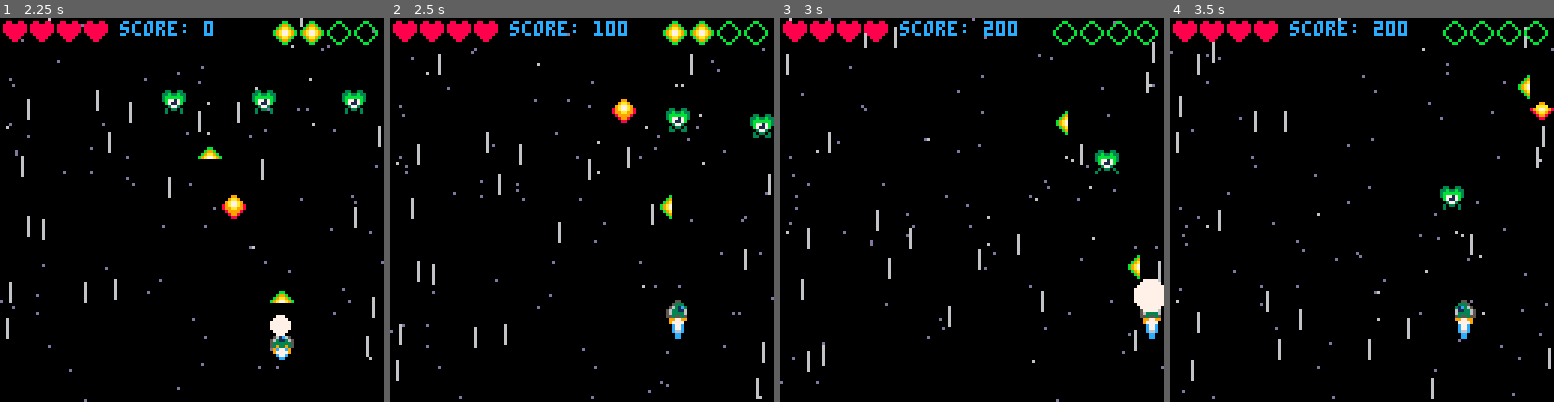
Above: before the commit, frames 1-4 (left to right).
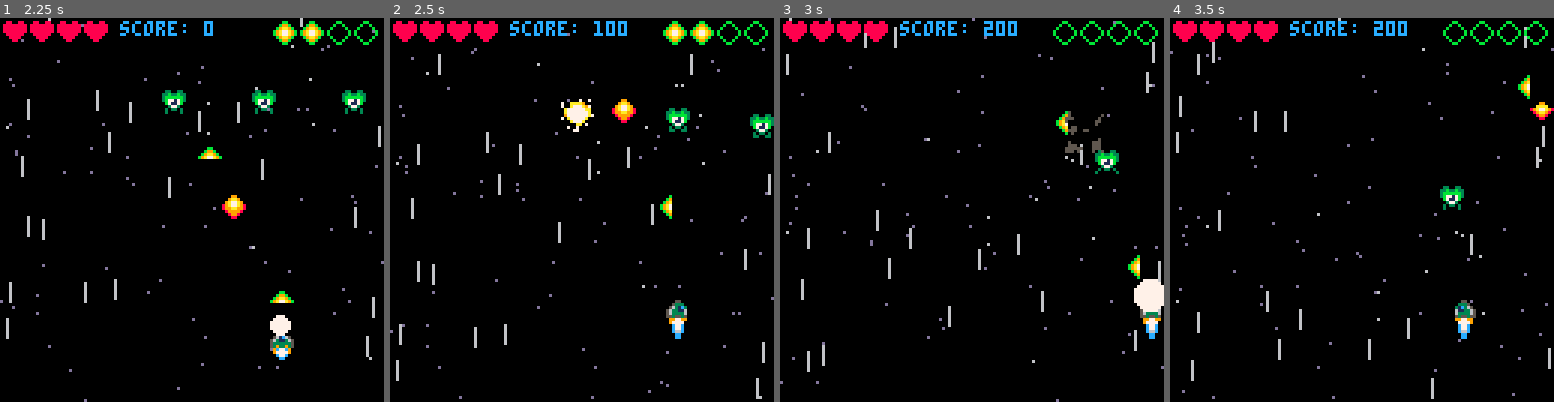
Above: after the commit, the same moments.

Repository: simonanger/pico8_shmup
Game: PICO-8 cartridge shmup.p8
Same seed, same stepped clock (60 frames per second), same inputs: the game is played once before the commit and once after it.
Inputs:
- Up to frame 1 (2.25 s): tap X (X key) at 0.33, 1.07, 1.85 s; tap O (Z key) at 0.7, 1.7, 2.1 s; hold Right 1.6-2.1 s; hold Up from 2.15 s (still down)
- Up to frame 2 (2.5 s): release Up at 2.42 s; hold Right from 2.47 s (still down)
- Up to frame 3 (3 s): keep holding Right; tap O (Z key) at 2.5, 2.9 s; tap X (X key) at 2.97 s
- Up to frame 4 (3.5 s): release Right at 3.03 s; hold Left from 3.08 s (still down); tap O (Z key) at 3.3 s

Frame 1 is identical in both runs. In frame 2, 0.4% of the frame differs, in the area x 44-54%, y 21-30%; in frame 3, 0.3%; in frame 4, nothing differs.

Commit message:
explosion animation now triggers on bomb hit

Diff:
--- a/shmup.p8
+++ b/shmup.p8
@@ -329,7 +329,7 @@
 	   if myen.hp<=0 then
 	   	dmgenx=myen.x
 	   	dmgeny=myen.y
-	   	enexpl=8
+	   	--enexpl=8
 		  	score+=100
 		  	sfx(6)
 		  	del(enemies,myen)
@@ -349,10 +349,11 @@
 	  if col(myen,bomb) then
 	   dmgenx=myen.x
 	   dmgeny=myen.y
-	   enexpl=10
+	   --enexpl=10
 		  score+=100
 		  sfx(6)
 		  del(enemies,myen)
+		  explode(dmgenx,dmgeny)
 		  del(bomba,bomb)
 
 		  if #enemies==0 then
@@ -506,14 +507,14 @@
  end
 
  --drawing enemy explosion
---[[ if enexpl>0 then
+ if enexpl>0 then
   local num = 0
   for i=6,10 do
    num=flr(rnd(i))
   end
   circfill(dmgenx+4,dmgeny+4,
   enexpl,num)
- end]]--
+ end
 
  print("score: "..score,40,1,12)
 
